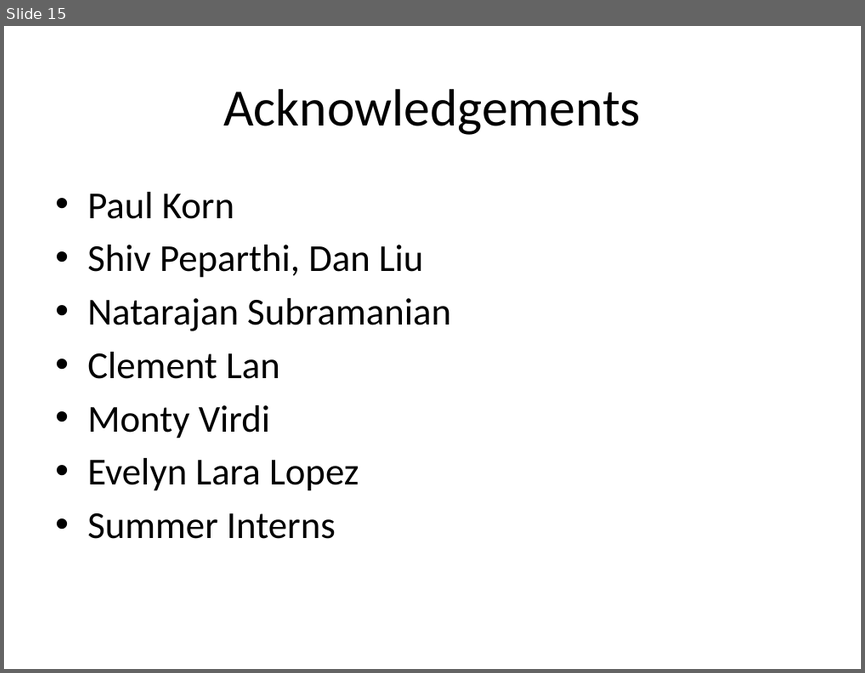
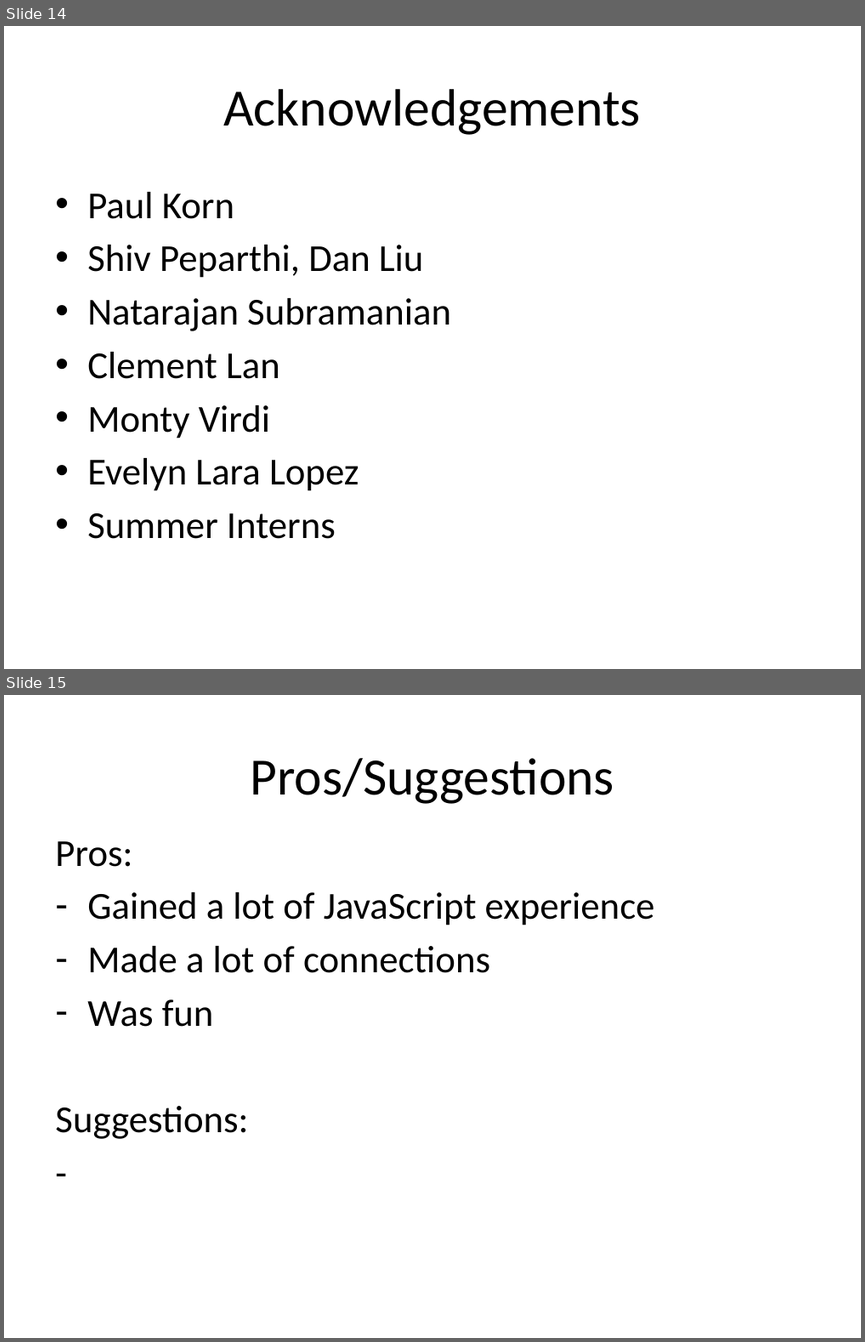
Before and after one commit to StephenWang123/myApp, a slide deck: internPresentation.pptx. Shown one above the other, each under a label of ours: slide 15 before the commit, slides 14 and 15 after it. The pictures are 865x673 and 865x1342 pixels, drawn with LibreOffice and Linux fonts; fonts in the diff are those of the drawing; background and template pictures are left out. Boxes give left, top, right and bottom in pixels: in the first picture for what was removed or moved away, otherwise in the second. Text is boxed around its words. In the diff, an @@ line names an element or a change of style, - is before the commit and + after.

```diff
--- a/internPresentation.pptx
+++ b/internPresentation.pptx
@@ slide 15 added at box(4, 695, 861, 1338), background picture (left out) @@
@@ title added at box(250, 758, 613, 804), 44 pt, text #000000 @@
+Pros/Suggestions
@@ text added at box(55, 841, 655, 1139), 32 pt, text #000000 @@
+Pros:
+– Gained a lot of JavaScript experience
+– Made a lot of connections
+– Was fun
+Suggestions:
+-
@@ what was slide 15 is now slide 14 @@
```
Also in this commit, not shown: 3 slides changed, 1 slide removed.
